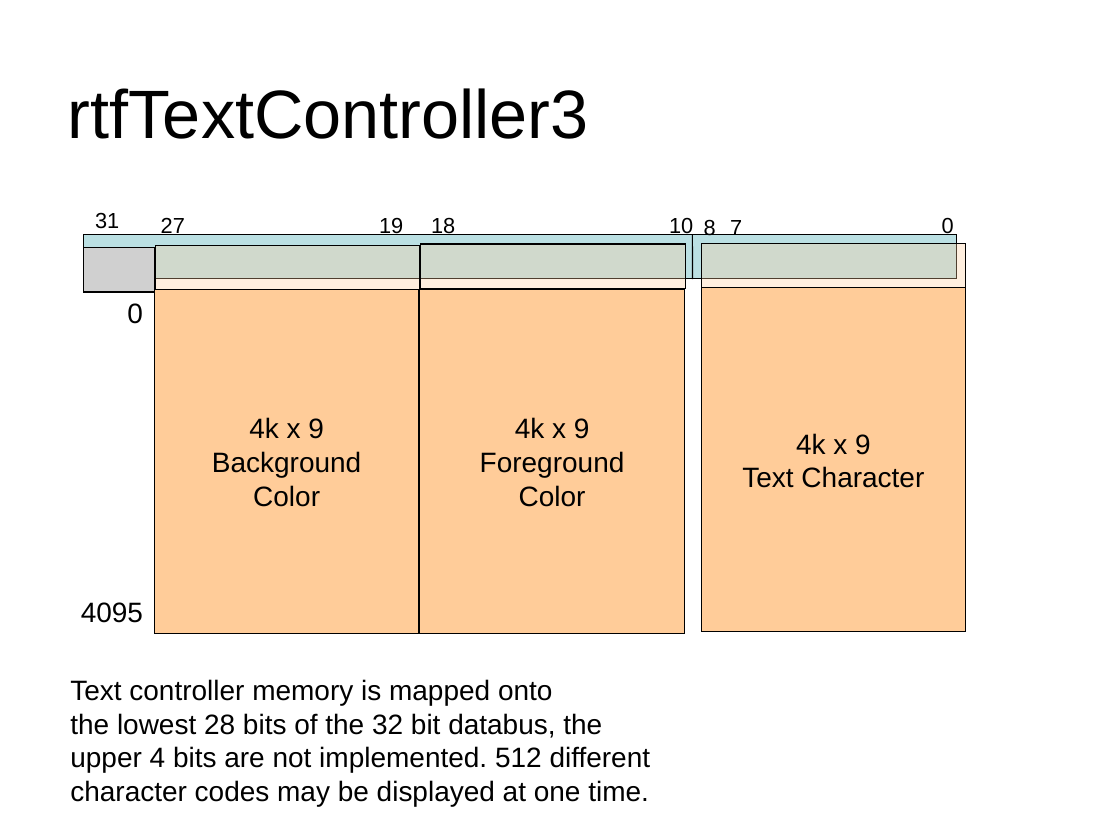
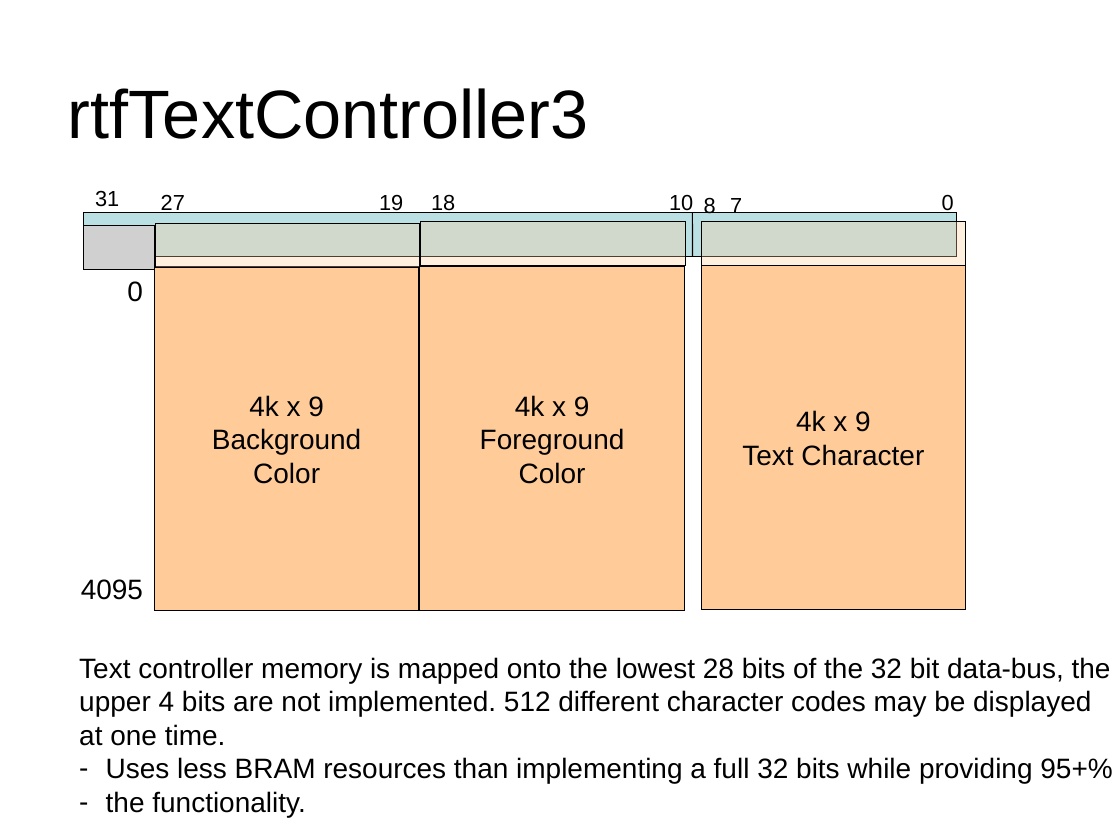
Before and after one commit to robfinch/Cores, a slide deck: slide 4 of video/trunk/docs/rtfTextController3.ppt (slide 1 before the commit). Drawn at 1120x840 pixels with LibreOffice and Linux fonts; fonts in the diff are those of the drawing; grey boxes stand for pictures. Boxes give left, top, right and bottom in pixels: in the first picture for what was removed or moved away, otherwise in the second. Text is boxed around its words. In the diff, an @@ line names an element or a change of style, - is before the commit and + after.

Commit message:
Text Controller - Doc update

```diff
--- a/video/trunk/docs/rtfTextController3.ppt
+++ b/video/trunk/docs/rtfTextController3.ppt
@@ 6 texts, 4 rectangles, 1 line: place and size @@
-6 texts, 4 rectangles, 1 line at bbox=[81, 216, 954, 633]
+6 texts, 4 rectangles, 1 line at bbox=[81, 193, 954, 610]
@@ 4 texts, 3 rectangles, 1 picture: place and size @@
-4 texts, 3 rectangles, 1 picture at bbox=[84, 212, 965, 632]
+4 texts, 3 rectangles, 1 picture at bbox=[84, 190, 965, 609]
@@ text at bbox=[79, 657, 1112, 817]: text changed @@
-Text controller memory is mapped onto
-the lowest 28 bits of the 32 bit databus, the
-upper 4 bits are not implemented. 512 different
-character codes may be displayed at one time.
+Text controller memory is mapped onto the lowest 28 bits of the 32 bit data-bus, the
+upper 4 bits are not implemented. 512 different character codes may be displayed
+at one time.
+– Uses less BRAM resources than implementing a full 32 bits while providing 95+%
+– the functionality.
```
Also in this commit, not shown: 2 other slides changed, 2 slides added, 1 other file.
